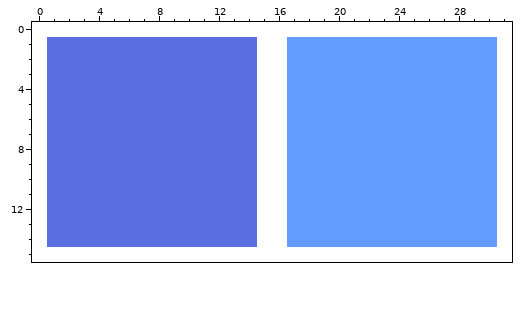
Two versions of one pixel-art file, BOATS/Assets/Sprites/Tiles/Tiles.aseprite. Above is the file before it was changed.
32x16 pixels, 1 frame.
And afterwards:
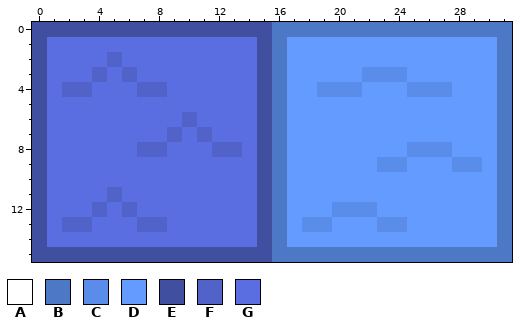
Palette (. is transparent): A #ffffff  B #4c78c5  C #5a8de9  D #639bff  E #414fa1  F #5163c9  G #5b6ee1
Diff:
y 0: x 0..31 AAAAAAAAAAAAAAAAAAAAAAAAAAAAAAAA -> EEEEEEEEEEEEEEEEBBBBBBBBBBBBBBBB
y 1: x 0 A -> E; x 15..16 AA -> EB; x 31 A -> B
y 2: x 0 A -> E; x 5 G -> F; x 15..16 AA -> EB; x 31 A -> B
y 3: x 0 A -> E; x 4 G -> F; x 6 G -> F; x 15..16 AA -> EB; x 22..24 DDD -> CCC; x 31 A -> B
y 4: x 0 A -> E; x 2..3 GG -> FF; x 7..8 GG -> FF; x 15..16 AA -> EB; x 19..21 DDD -> CCC; x 25..27 DDD -> CCC; x 31 A -> B
y 5: x 0 A -> E; x 15..16 AA -> EB; x 31 A -> B
y 6: x 0 A -> E; x 10 G -> F; x 15..16 AA -> EB; x 31 A -> B
y 7: x 0 A -> E; x 9 G -> F; x 11 G -> F; x 15..16 AA -> EB; x 31 A -> B
y 8: x 0 A -> E; x 7..8 GG -> FF; x 12..13 GG -> FF; x 15..16 AA -> EB; x 25..27 DDD -> CCC; x 31 A -> B
y 9: x 0 A -> E; x 15..16 AA -> EB; x 23..24 DD -> CC; x 28..29 DD -> CC; x 31 A -> B
y 10: x 0 A -> E; x 15..16 AA -> EB; x 31 A -> B
y 11: x 0 A -> E; x 5 G -> F; x 15..16 AA -> EB; x 31 A -> B
y 12: x 0 A -> E; x 4 G -> F; x 6 G -> F; x 15..16 AA -> EB; x 20..22 DDD -> CCC; x 31 A -> B
y 13: x 0 A -> E; x 2..3 GG -> FF; x 7..8 GG -> FF; x 15..16 AA -> EB; x 18..19 DD -> CC; x 23..24 DD -> CC; x 31 A -> B
y 14: x 0 A -> E; x 15..16 AA -> EB; x 31 A -> B
y 15: x 0..31 AAAAAAAAAAAAAAAAAAAAAAAAAAAAAAAA -> EEEEEEEEEEEEEEEEBBBBBBBBBBBBBBBB
Changed places in both pictures, as pixel boxes (x1, y1, x2, y2):
changed: (32, 22, 512, 262)
